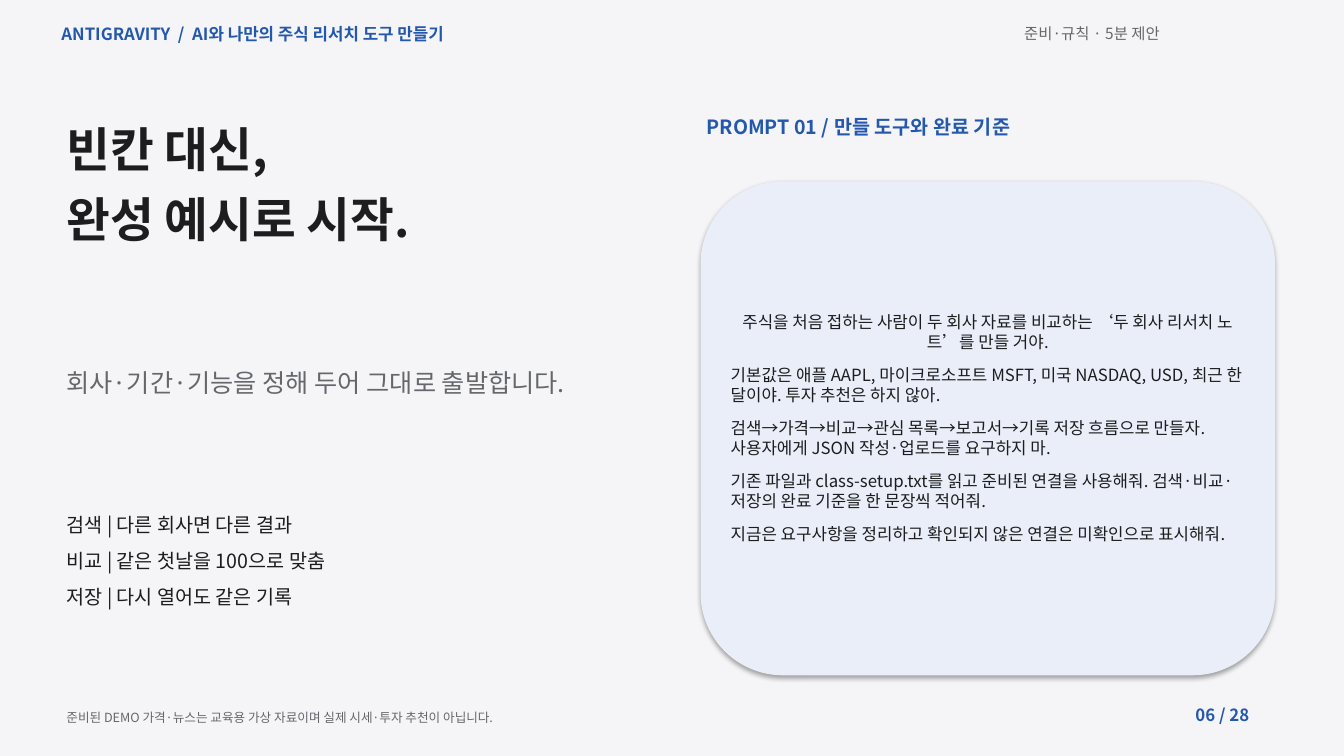
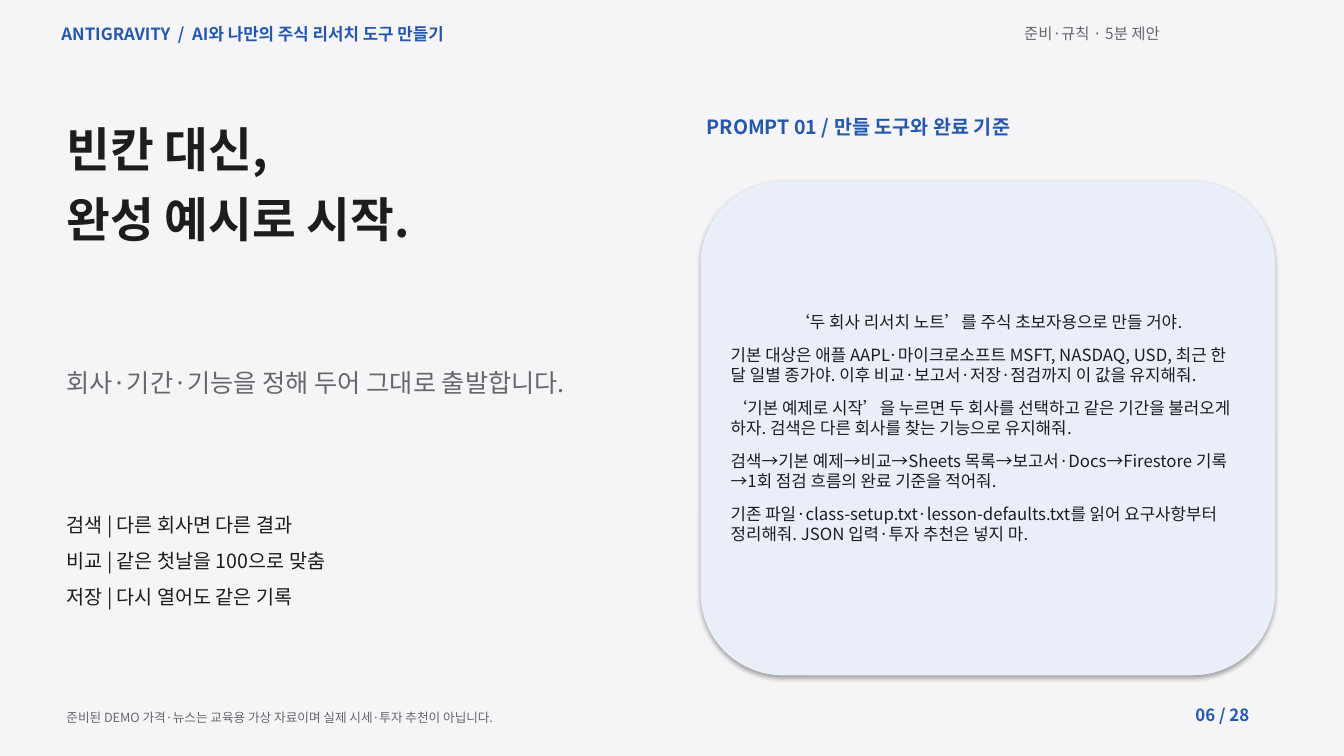
Before and after one commit to elect94/reportsol, a slide deck: slide 6 of materials/lecture.pptx. Drawn at 1344x756 pixels with LibreOffice and Linux fonts; fonts in the diff are those of the drawing. Boxes give left, top, right and bottom in pixels: in the first picture for what was removed or moved away, otherwise in the second. Text is boxed around its words. In the diff, an @@ line names an element or a change of style, - is before the commit and + after.

```diff
--- a/materials/lecture.pptx
+++ b/materials/lecture.pptx
@@ text in rounded rectangle at [731, 314, 1230, 542]: text changed @@
-주식을 처음 접하는 사람이 두 회사 자료를 비교하는 ‘두 회사 리서치 노트’를 만들 거야.
-기본값은 애플 AAPL, 마이크로소프트 MSFT, 미국 NASDAQ, USD, 최근 한 달이야. 투자 추천은 하지 않아.
-검색→가격→비교→관심 목록→보고서→기록 저장 흐름으로 만들자. 사용자에게 JSON 작성·업로드를 요구하지 마.
-기존 파일과 class-setup.txt를 읽고 준비된 연결을 사용해줘. 검색·비교·저장의 완료 기준을 한 문장씩 적어줘.
-지금은 요구사항을 정리하고 확인되지 않은 연결은 미확인으로 표시해줘.
+‘두 회사 리서치 노트’를 주식 초보자용으로 만들 거야.
+기본 대상은 애플 AAPL·마이크로소프트 MSFT, NASDAQ, USD, 최근 한 달 일별 종가야. 이후 비교·보고서·저장·점검까지 이 값을 유지해줘.
+‘기본 예제로 시작’을 누르면 두 회사를 선택하고 같은 기간을 불러오게 하자. 검색은 다른 회사를 찾는 기능으로 유지해줘.
+검색→기본 예제→비교→Sheets 목록→보고서·Docs→Firestore 기록→1회 점검 흐름의 완료 기준을 적어줘.
+기존 파일·class-setup.txt·lesson-defaults.txt를 읽어 요구사항부터 정리해줘. JSON 입력·투자 추천은 넣지 마.
```
Also in this commit, not shown: 21 other slides changed, 1 slide added, 1 slide removed, 24 other files.
